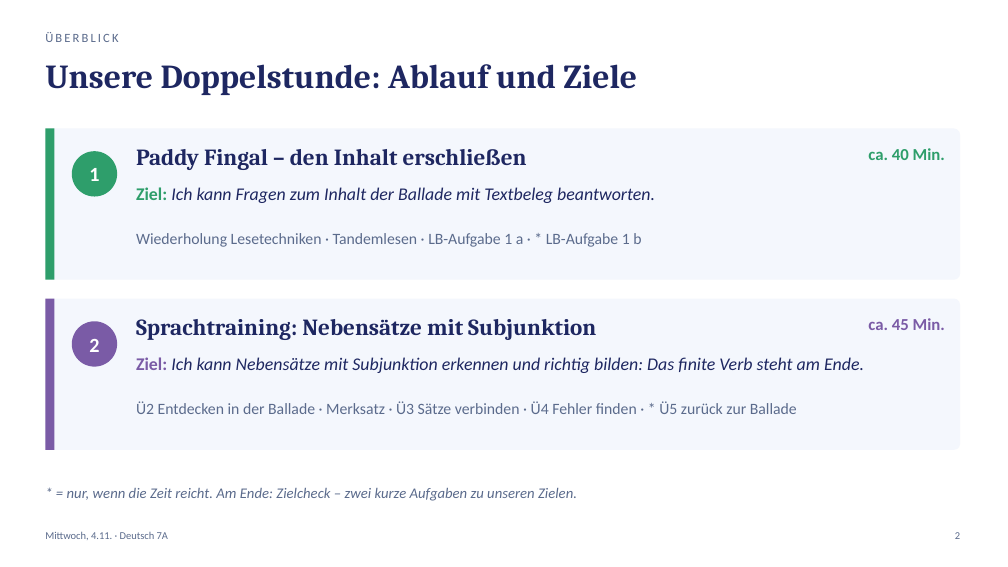
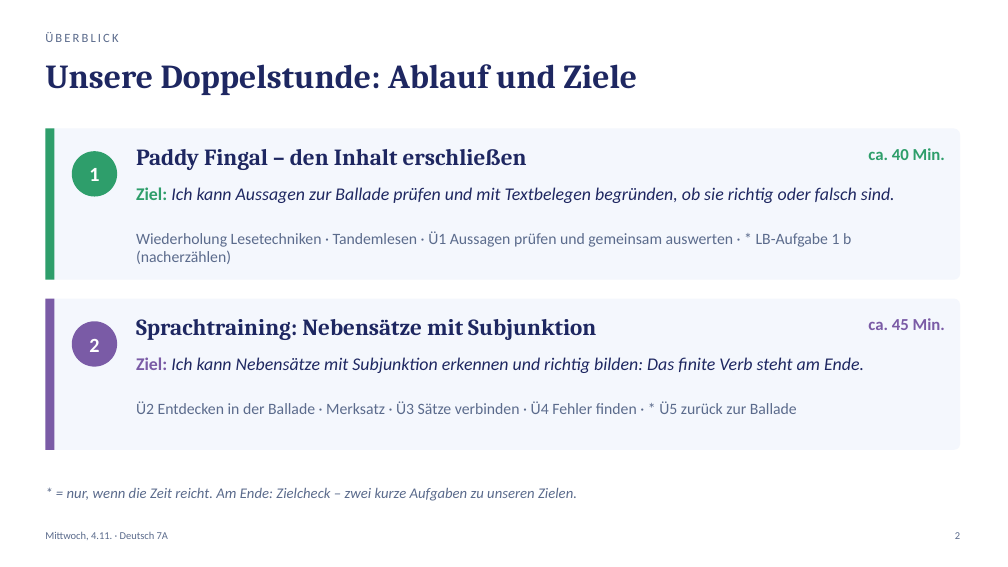
Before and after one commit to golzkonstantin-gif/Schule, a slide deck: slide 2 of Deutsch_7A/Balladen/Woche2/Mittwoch_04-11_Deutsch_7A.pptx. Drawn at 1008x567 pixels with LibreOffice and Linux fonts; fonts in the diff are those of the drawing. Boxes give left, top, right and bottom in pixels: in the first picture for what was removed or moved away, otherwise in the second. Text is boxed around its words. In the diff, an @@ line names an element or a change of style, - is before the commit and + after.

```diff
--- a/Deutsch_7A/Balladen/Woche2/Mittwoch_04-11_Deutsch_7A.pptx
+++ b/Deutsch_7A/Balladen/Woche2/Mittwoch_04-11_Deutsch_7A.pptx
@@ text at (136,187,895,203): text changed @@
-Ziel: Ich kann Fragen zum Inhalt der Ballade mit Textbeleg beantworten.
+Ziel: Ich kann Aussagen zur Ballade prüfen und mit Textbelegen begründen, ob sie richtig oder falsch sind.
@@ text at (136,231,851,264): text changed @@
-Wiederholung Lesetechniken · Tandemlesen · LB-Aufgabe 1 a · * LB-Aufgabe 1 b
+Wiederholung Lesetechniken · Tandemlesen · Ü1 Aussagen prüfen und gemeinsam auswerten · * LB-Aufgabe 1 b (nacherzählen)
```
Also in this commit, not shown: 10 other slides changed, 17 slides added, 1 slide removed, 15 other files.
